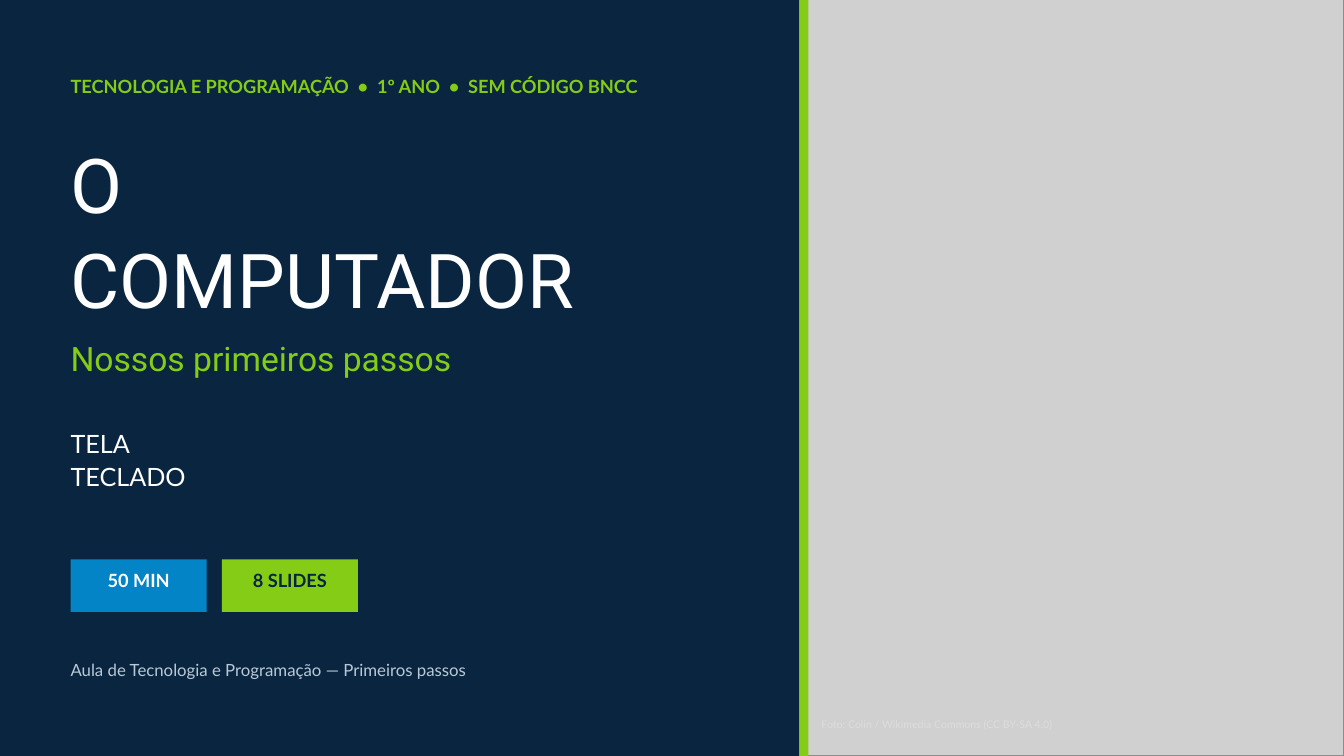
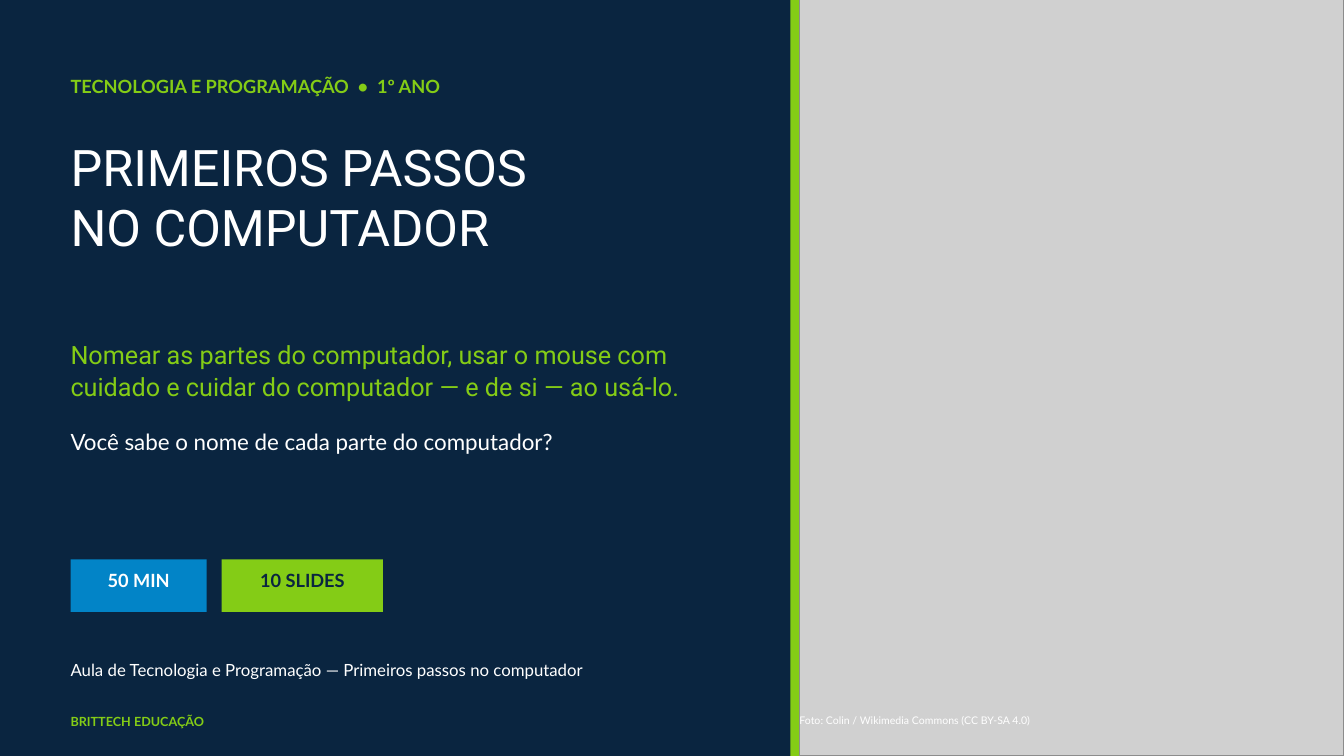
Before and after one commit to thiagollipe-web/brittech-educacao-aulas, a slide deck: slide 1 of fundamental-1/tecnologia-programacao-1ano-primeiros-passos-computador.pptx. Drawn at 1344x756 pixels with LibreOffice and Linux fonts; fonts in the diff are those of the drawing; grey boxes stand for pictures. Boxes give left, top, right and bottom in pixels: in the first picture for what was removed or moved away, otherwise in the second. Text is boxed around its words. In the diff, an @@ line names an element or a change of style, - is before the commit and + after.

Commit message:
Biblioteca: PPTs v2 corrigidos — Fundamental 1 parte 2 (21 aulas)

```diff
--- a/fundamental-1/tecnologia-programacao-1ano-primeiros-passos-computador.pptx
+++ b/fundamental-1/tecnologia-programacao-1ano-primeiros-passos-computador.pptx
@@ rectangle: place and size @@
-rectangle at box(800, 0, 809, 756)
+rectangle at box(790, 0, 800, 756)
@@ text at box(71, 78, 440, 96): text changed @@
-TECNOLOGIA E PROGRAMAÇÃO • 1º ANO • SEM CÓDIGO BNCC
+TECNOLOGIA E PROGRAMAÇÃO • 1º ANO
@@ text at box(71, 149, 527, 247): text changed; size 54 to 36 pt @@
-O
-COMPUTADOR
+PRIMEIROS PASSOS
+NO COMPUTADOR
@@ text at box(71, 345, 679, 401): text changed; size 24 to 18 pt @@
-Nossos primeiros passos
+Nomear as partes do computador, usar o mouse com cuidado e cuidar do computador — e de si — ao usá-lo.
@@ text at box(71, 433, 553, 454): text changed; size 18 to 16 pt @@
-TELA
-TECLADO
+Você sabe o nome de cada parte do computador?
@@ rectangle: place and size @@
-rectangle at box(222, 560, 358, 612)
+rectangle at box(222, 560, 383, 612)
@@ text at box(260, 573, 345, 587): text changed @@
-8 SLIDES
+10 SLIDES
@@ text at box(71, 663, 582, 679): text changed; text colour #B9C9D6 to #FFFFFF @@
-Aula de Tecnologia e Programação — Primeiros passos
+Aula de Tecnologia e Programação — Primeiros passos no computador
@@ text added at box(71, 715, 204, 728), 9 pt, text #84CC16, bold @@
+BRITTECH EDUCAÇÃO
@@ text added at box(799, 715, 1030, 727), 7.5 pt, text #FFFFFF @@
+Foto: Colin / Wikimedia Commons (CC BY-SA 4.0)
```
Also in this commit, not shown: 9 slides added, 7 slides removed.
